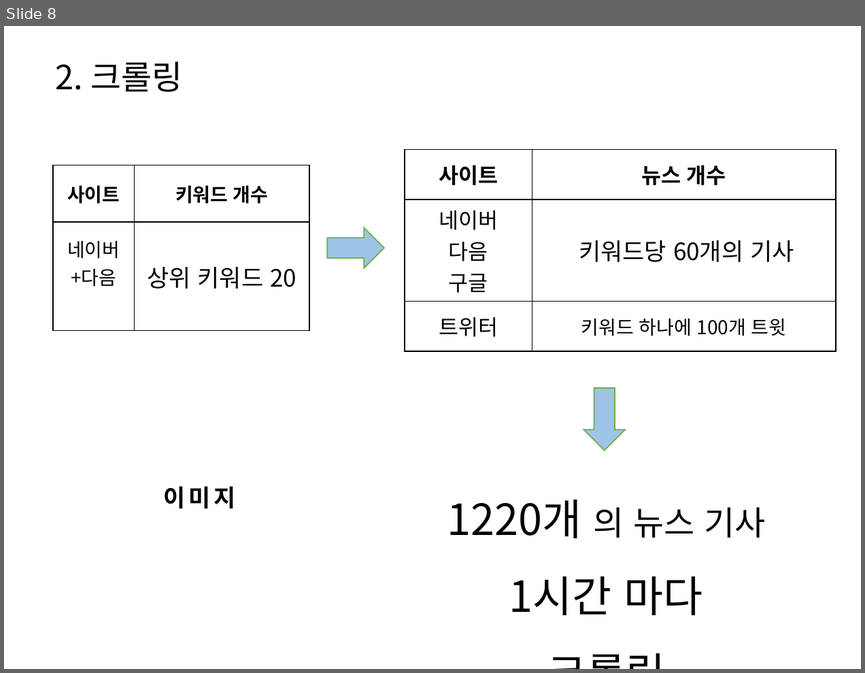
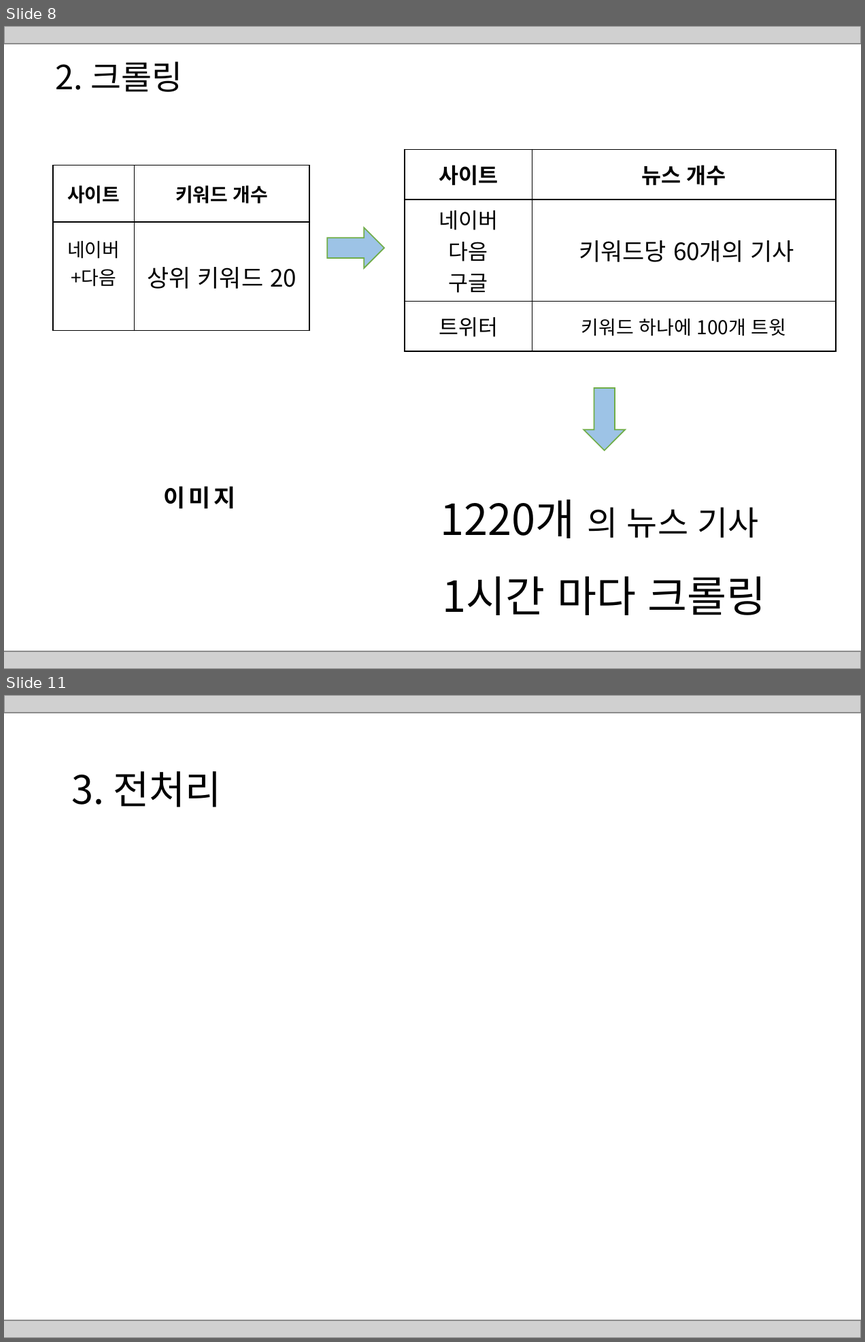
Before and after one commit to HaYongdae/issuewhatshow, a slide deck: doc/최종 PPT.pptx. Shown one above the other, each under a label of ours: slide 8 before the commit, slides 8 and 11 after it; the slides between them are not shown. The pictures are 865x673 and 865x1342 pixels, drawn with LibreOffice and Linux fonts; fonts in the diff are those of the drawing; grey boxes stand for pictures. Boxes give left, top, right and bottom in pixels: in the first picture for what was removed or moved away, otherwise in the second. Text is boxed around its words. In the diff, an @@ line names an element or a change of style, - is before the commit and + after.

```diff
--- a/doc/최종 PPT.pptx
+++ b/doc/최종 PPT.pptx
@@ slide 11 added at <box>4,695,861,1338</box>, background #FFFFFF @@
@@ picture added at <box>4,695,861,713</box> @@
@@ title added at <box>71,771,221,807</box>, 33 pt, text #000000 @@
+3. 전처리
@@ picture added at <box>4,1320,861,1338</box> @@
@@ slide 8 changed as well @@
@@ picture added at <box>4,26,861,44</box> @@
@@ text "1220개 의 뉴스 기사" rewrapped from <box>447,499,765,615</box> to <box>441,499,766,615</box> @@
@@ picture added at <box>4,651,861,669</box> @@
```
Also in this commit, not shown: 25 other slides changed, 4 slides removed.
